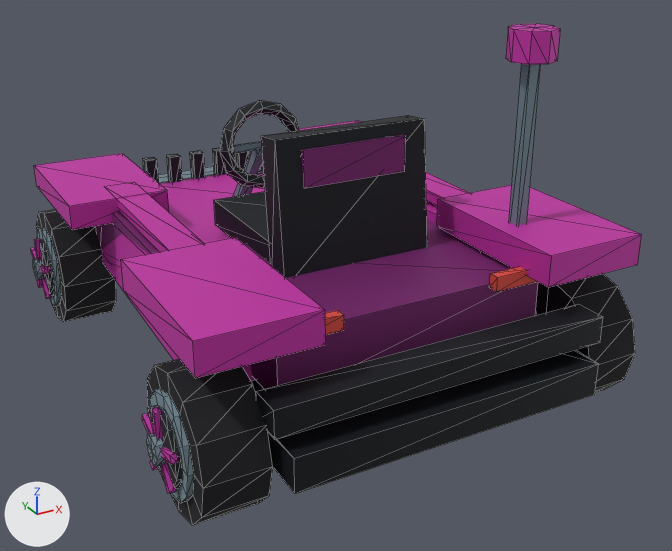
The glTF model DLC/Adoprixtoxis/assets/kart/adoprixtoxis/adoprixtoxis-krote/kart.glb: old version first, new version second.
The view is the same before and after, from a 50 mm camera at (-1.93, -3.89, 2.32) aimed at (0.13, -0.14, 0.44). The lights are fixed; the arrows at lower left show +X, +Y and +Z. The first picture is the older version. Mesh edges are drawn as thin lines. Where no turn or scale is listed for an object, it has been applied to the vertices. Vertices at exactly the same position are counted once.

The first picture shows 'chassis', 'wheel-front-left', 'wheel-rear-left', 'wheel-rear-right'.
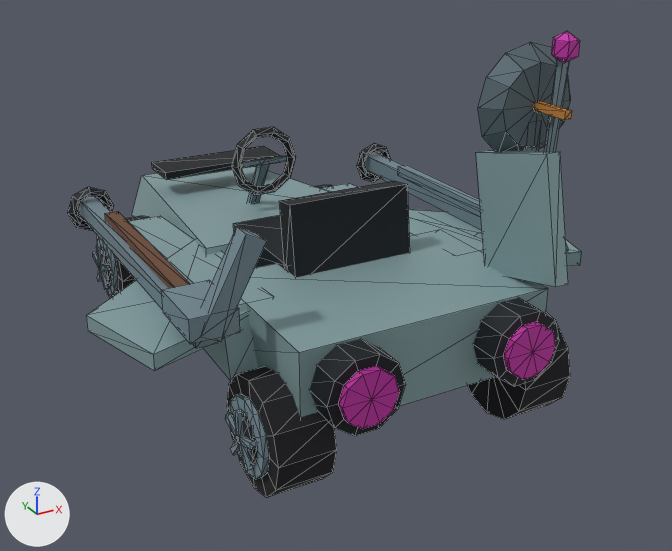
Location of each change, (x1, y1, x2, y2) in pixels of the pictures (672 x 551 px):
'chassis', deleted: before (34, 24, 642, 493)
'identity-shuttle-shuttle-flight-planform', added (cyan): after (86, 146, 581, 436)
'wheel-rear-left', reshaped, moved (15% narrower, 22% shorter): before (142, 359, 273, 525); after (226, 367, 337, 497)
'identity-shuttle-driver-cockpit', added: after (231, 127, 410, 277)
'identity-shuttle-motif-pipes', added: after (67, 143, 569, 348)
'wheel-rear-right', reshaped, moved: before (535, 274, 635, 392); after (467, 312, 570, 419)
'wheel-front-left', reshaped, moved: before (31, 209, 116, 322); after (93, 216, 149, 298)
'identity-shuttle-motif-radar', added (cyan): after (478, 42, 572, 152)
'identity-shuttle-motif-tools', added: after (105, 165, 481, 344)
'identity-shuttle-motif-antenna', added: after (544, 31, 580, 152)
part 1 of me_wheel_front_left, added: after (101, 248, 111, 286)
part 2 of me_wheel_front_left, added: after (96, 245, 103, 266)
part 3 of me_wheel_front_left, rebuilt: before (36, 209, 116, 322); after (96, 216, 149, 298)
part 4 of me_wheel_front_left, cut back: before (31, 229, 62, 306); after (93, 252, 110, 289)
part 5 of me_wheel_rear_left, added: after (232, 411, 257, 465)
part 6 of me_wheel_rear_left, added: after (235, 409, 244, 440)
part 7 of me_wheel_rear_left, rebuilt (13% narrower, 22% shorter): before (147, 359, 273, 525); after (227, 367, 337, 497)
part 8 of me_wheel_rear_left, cut back: before (142, 389, 194, 503); after (226, 413, 256, 471)

The change, as a diff of the scene's bpy script:
```diff
--- a/DLC/Adoprixtoxis/assets/kart/adoprixtoxis/adoprixtoxis-krote/kart.glb.py
+++ b/DLC/Adoprixtoxis/assets/kart/adoprixtoxis/adoprixtoxis-krote/kart.glb.py
@@ me_wheel_front_left @@
-me_wheel_front_left.from_pydata(...)  # 132 vertices, 228 faces; spans x -0.22..0.135, y -0.31..0.31, z -0.31..0.31
+me_wheel_front_left.from_pydata(...)  # 113 vertices, 196 faces; spans x -0.182..0.125, y -0.25..0.25, z -0.25..0.25
+# me_wheel_front_left part 1: a new loose piece, a 10-sided cylinder along x spanning x -0.166..-0.14, y -0.107..0.107, z -0.112..0.113, in mat_wheel_vertex_colours
+# me_wheel_front_left part 2: a new loose piece, a box spanning x -0.182..-0.157, y -0.015..0.015, z 0.0..0.125, in mat_wheel_vertex_colours
+# me_wheel_front_left part 3: the loose piece of 26 vertices spanning x -0.135..0.135, y -0.31..0.31, z -0.31..0.31 is rebuilt with 51 vertices and now spans x -0.149..0.125, y -0.25..0.25, z -0.25..0.25
+# me_wheel_front_left part 4: 106 vertices removed from x -0.22..-0.133, y -0.217..0.217, z -0.217..0.217; 32 vertices added at x -0.182..-0.157, y -0.124..0.124, z -0.11..0.053
 me_wheel_front_left.materials.append(mat_wheel_vertex_colours)
@@ me_wheel_rear_left @@
-me_wheel_rear_left.from_pydata(...)  # 132 vertices, 228 faces; spans x -0.22..0.135, y -0.31..0.31, z -0.31..0.31
+me_wheel_rear_left.from_pydata(...)  # 113 vertices, 196 faces; spans x -0.182..0.125, y -0.25..0.25, z -0.25..0.25
+# me_wheel_rear_left part 5: a new loose piece, a 10-sided cylinder along x spanning x -0.166..-0.14, y -0.107..0.107, z -0.112..0.113, in mat_wheel_vertex_colours
+# me_wheel_rear_left part 6: a new loose piece, a box spanning x -0.182..-0.157, y -0.015..0.015, z 0.0..0.125, in mat_wheel_vertex_colours
+# me_wheel_rear_left part 7: the loose piece of 26 vertices spanning x -0.135..0.135, y -0.31..0.31, z -0.31..0.31 is rebuilt with 51 vertices and now spans x -0.149..0.125, y -0.25..0.25, z -0.25..0.25
+# me_wheel_rear_left part 8: 106 vertices removed from x -0.22..-0.133, y -0.217..0.217, z -0.217..0.217; 32 vertices added at x -0.182..-0.157, y -0.124..0.124, z -0.11..0.053
 me_wheel_rear_left.materials.append(mat_wheel_vertex_colours)
@@ me_wheel_rear_right @@
-me_wheel_rear_right.from_pydata(...)  # 132 vertices, 228 faces; spans x -0.135..0.22, y -0.31..0.31, z -0.31..0.31
+me_wheel_rear_right.from_pydata(...)  # 113 vertices, 196 faces; spans x -0.125..0.182, y -0.25..0.25, z -0.25..0.25
+# me_wheel_rear_right part 9: the loose piece of 26 vertices spanning x -0.135..0.135, y -0.31..0.31, z -0.31..0.31 is rebuilt with 51 vertices and now spans x -0.125..0.149, y -0.25..0.25, z -0.25..0.25
+# other edits to the shape of me_wheel_rear_right do not show in these pictures
 me_wheel_rear_right.materials.append(mat_wheel_vertex_colours)
@@ ob_chassis @@
-ob_chassis = bpy.data.objects.new('chassis', me_chassis)
@@ ob_wheel_front_left @@
 ob_wheel_front_left = bpy.data.objects.new('wheel-front-left', me_wheel_front_left)
-ob_wheel_front_left.location = (-0.9, 0.98, 0.31)
+ob_wheel_front_left.location = (-0.59, 0.98, 0.25)
@@ ob_wheel_rear_left @@
 ob_wheel_rear_left = bpy.data.objects.new('wheel-rear-left', me_wheel_rear_left)
-ob_wheel_rear_left.location = (-0.9, -0.98, 0.31)
+ob_wheel_rear_left.location = (-0.59, -0.98, 0.25)
@@ ob_wheel_rear_right @@
 ob_wheel_rear_right = bpy.data.objects.new('wheel-rear-right', me_wheel_rear_right)
-ob_wheel_rear_right.location = (0.9, -0.98, 0.31)
+ob_wheel_rear_right.location = (0.59, -0.98, 0.25)
@@ ob_identity_shuttle_motif_radar @@
+ob_identity_shuttle_motif_radar = bpy.data.objects.new('identity-shuttle-motif-radar', me_identity_shuttle_motif_radar)  # a box spanning x 0.635..0.705, y -0.905..-0.835, z 0.75..1.33; a 12-sided cut cone along y (radius 0.18 at the low end, 0.25 at the high end) spanning x 0.42..0.92, y -0.91..-0.83, z 1.15..1.65; a box spanning x 0.652..0.688, y -1.1..-0.88, z 1.382..1.418
+ob_identity_shuttle_motif_radar.location = (0.0, 0.0, 0.0)
@@ ob_identity_shuttle_motif_tools @@
+ob_identity_shuttle_motif_tools = bpy.data.objects.new('identity-shuttle-motif-tools', me_identity_shuttle_motif_tools)  # 56 vertices, 100 faces; spans x -0.93..0.98, y -0.95..0.37, z 0.7..0.8
+ob_identity_shuttle_motif_tools.location = (0.0, 0.0, 0.0)
@@ ob_identity_shuttle_motif_pipes @@
+ob_identity_shuttle_motif_pipes = bpy.data.objects.new('identity-shuttle-motif-pipes', me_identity_shuttle_motif_pipes)  # 96 vertices, 176 faces; spans x -0.97..0.97, y -0.96..0.79, z 0.58..1.09
+ob_identity_shuttle_motif_pipes.location = (0.0, 0.0, 0.0)
@@ ob_identity_shuttle_motif_antenna @@
+ob_identity_shuttle_motif_antenna = bpy.data.objects.new('identity-shuttle-motif-antenna', me_identity_shuttle_motif_antenna)  # 22 vertices, 36 faces; spans x 0.654..0.766, y -1.049..-0.913, z 0.699..1.715
+ob_identity_shuttle_motif_antenna.location = (0.0, 0.0, 0.0)
@@ ob_identity_shuttle_driver_cockpit @@
+ob_identity_shuttle_driver_cockpit = bpy.data.objects.new('identity-shuttle-driver-cockpit', me_identity_shuttle_driver_cockpit)  # 80 vertices, 140 faces; spans x -0.3..0.3, y -0.557..0.679, z 0.459..1.086
+ob_identity_shuttle_driver_cockpit.location = (0.0, 0.0, 0.0)
@@ ob_identity_shuttle_shuttle_flight_planform @@
+ob_identity_shuttle_shuttle_flight_planform = bpy.data.objects.new('identity-shuttle-shuttle-flight-planform', me_identity_shuttle_shuttle_flight_planform)  # 156 vertices, 264 faces; spans x -1.18..1.18, y -1.34..1.65, z 0.28..1.28
+ob_identity_shuttle_shuttle_flight_planform.location = (0.0, 0.0, 0.0)
```
